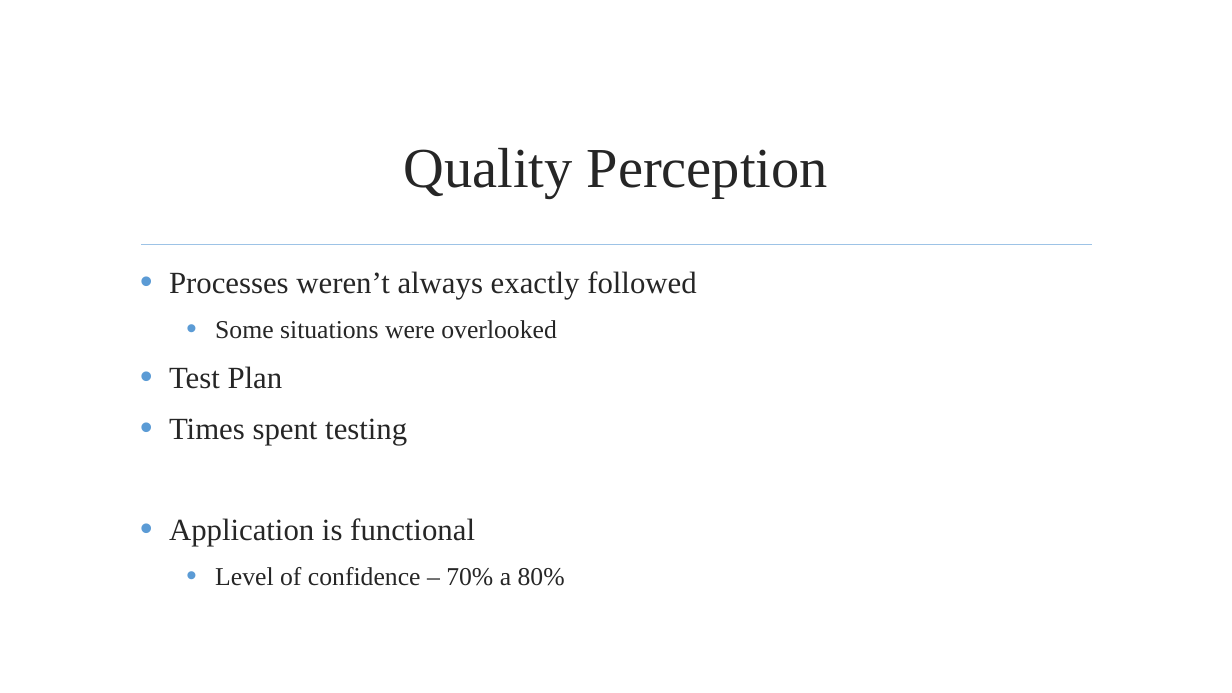
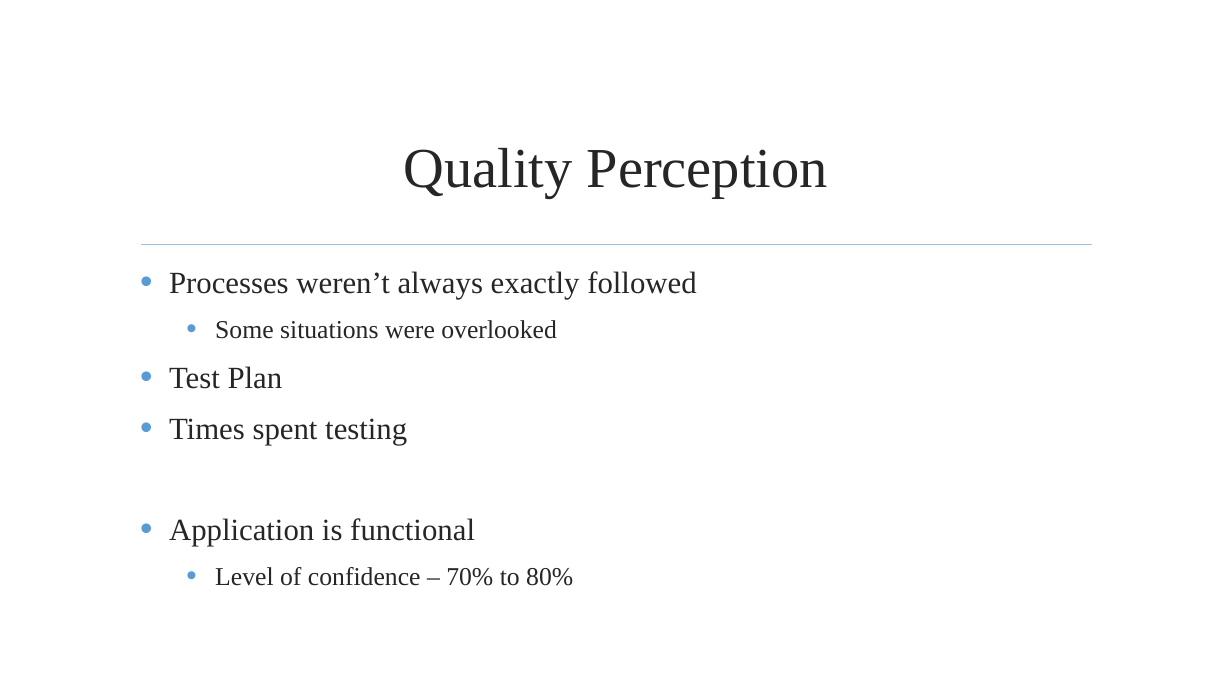
Before and after one commit to jmgirao/projetosoftware1213, a slide deck: slide 39 of Final Presentation/Presentation.pptx. Drawn at 1232x693 pixels with LibreOffice and Linux fonts; fonts in the diff are those of the drawing; background and template pictures are left out. Boxes give left, top, right and bottom in pixels: in the first picture for what was removed or moved away, otherwise in the second. Text is boxed around its words. In the diff, an @@ line names an element or a change of style, - is before the commit and + after.

```diff
--- a/Final Presentation/Presentation.pptx
+++ b/Final Presentation/Presentation.pptx
@@ text at (215,567,573,586): text changed @@
-  • Level of confidence – 70% a 80%
+  • Level of confidence – 70% to 80%
```
Also in this commit, not shown: 5 other slides changed.
